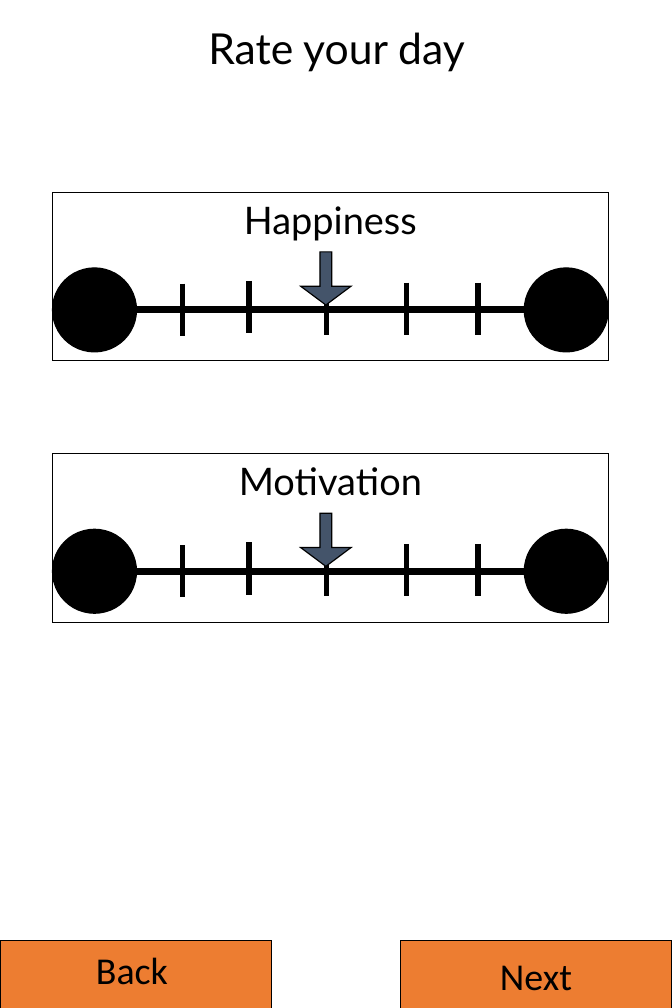
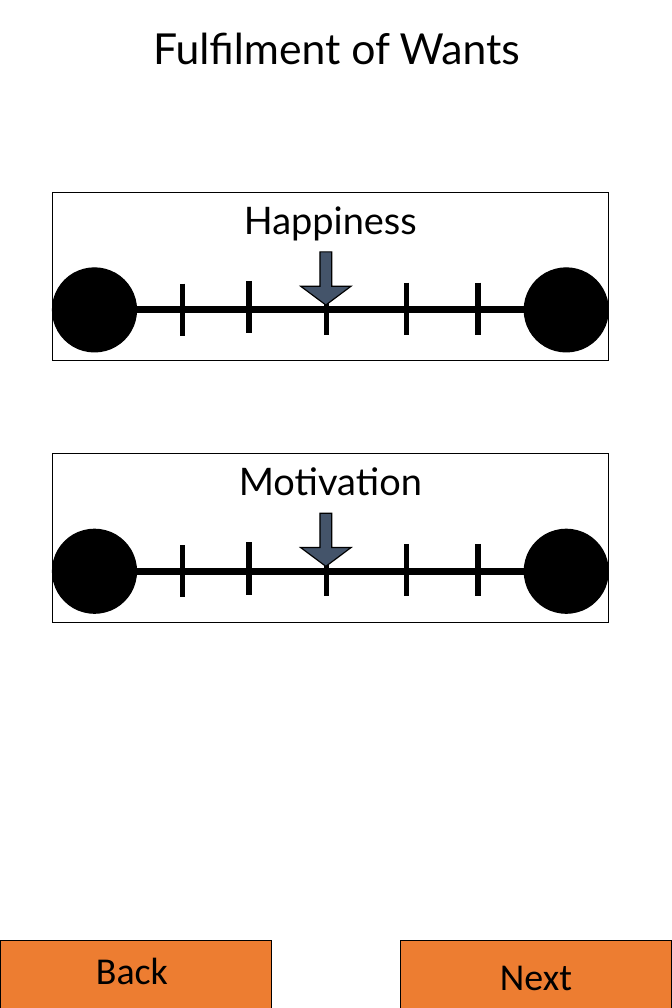
Before and after one commit to RunarReve/MoodTrackingApp, a slide deck: slide 5 of Documents/UI.pptx (slide 2 before the commit). Drawn at 672x1008 pixels with LibreOffice and Linux fonts; fonts in the diff are those of the drawing. Boxes give left, top, right and bottom in pixels: in the first picture for what was removed or moved away, otherwise in the second. Text is boxed around its words. In the diff, an @@ line names an element or a change of style, - is before the commit and + after.

```diff
--- a/Documents/UI.pptx
+++ b/Documents/UI.pptx
@@ text at (153,32,520,65): text changed @@
-Rate your day
+Fulfilment of Wants
```
Also in this commit, not shown: 4 other slides changed, 4 slides added, 30 other files.
